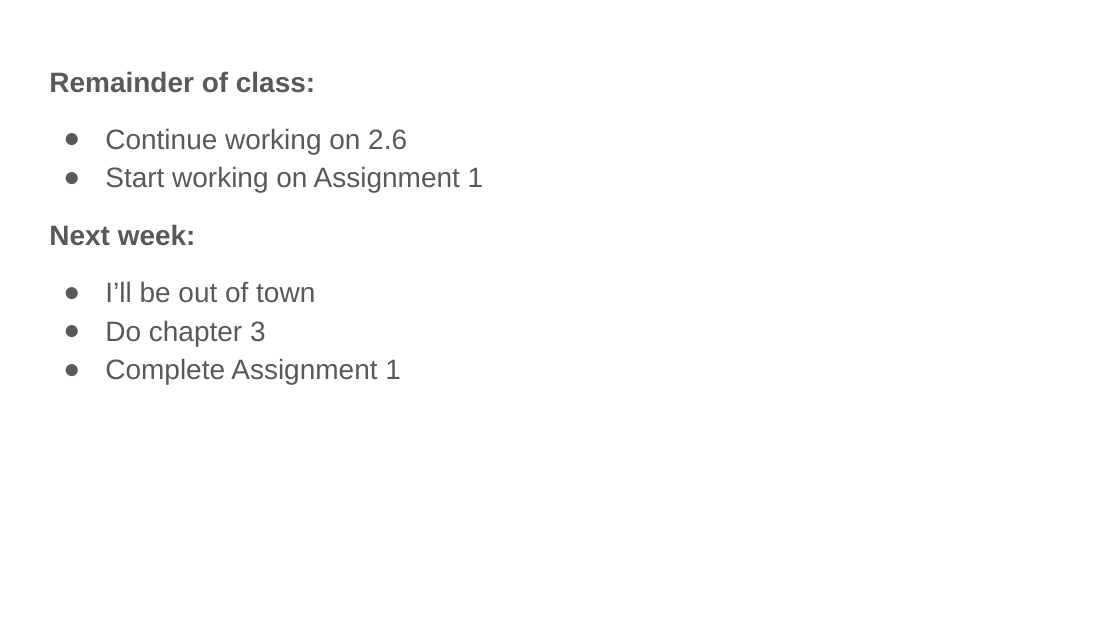
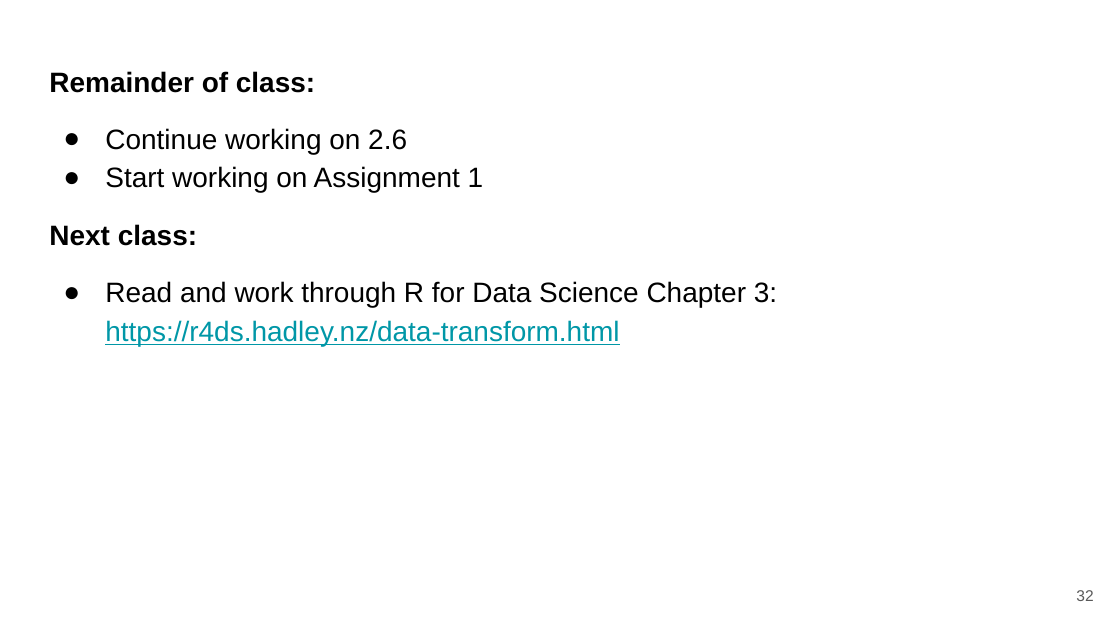
Before and after one commit to bmaitner/biometry_course, a slide deck: slide 32 of lectures/Lecture_06_exploratory_analyses_II.pptx (slide 12 before the commit). Drawn at 1120x630 pixels with LibreOffice and Linux fonts; fonts in the diff are those of the drawing. Boxes give left, top, right and bottom in pixels: in the first picture for what was removed or moved away, otherwise in the second. Text is boxed around its words. In the diff, an @@ line names an element or a change of style, - is before the commit and + after.

Commit message:
lecture 06 updated, converted assignment text to md files

```diff
--- a/lectures/Lecture_06_exploratory_analyses_II.pptx
+++ b/lectures/Lecture_06_exploratory_analyses_II.pptx
@@ text at [49,71,484,193]: text colour #595959 to #000000 in "Remainder of class:", "Continue working on 2.6", "Start working on Assignment 1"; bullet colour #595959 to #000000 @@
@@ text at [49,224,777,346]: text changed; text colour #595959 to #000000 @@
-Next week:
-● I’ll be out of town
-● Do chapter 3
-● Complete Assignment 1
+Next class:
+● Read and work through R for Data Science Chapter 3: https://r4ds.hadley.nz/data-transform.html
@@ page number added at [1076,590,1093,601], 10 pt, text #595959 @@
+32
```
Also in this commit, not shown: 11 other slides changed, 20 slides added, 22 other files.
